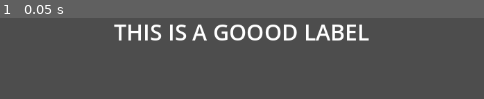
Above: before the commit, frame 1.
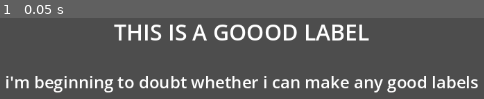
Above: after the commit, the same moment.

Repository: ericvennemeyer/gdtv_githubsampleproject
Game: Godot game, scene res://world.tscn
Same seed, same stepped clock (60 frames per second), same inputs: the game is played once before the commit and once after it.
Inputs:
- Up to frame 1 (0.05 s): no input

The runs differ from the first frame. In frame 1, 6.9% of the frame differs, in the area x 1-99%, y 71-93%.

Commit message:
Add DoubtLabel to CanvasLayer

Diff:
--- a/world.tscn
+++ b/world.tscn
@@ -1,7 +1,10 @@
-[gd_scene load_steps=2 format=3 uid="uid://c4y7mvbryhf0g"]
+[gd_scene load_steps=3 format=3 uid="uid://c4y7mvbryhf0g"]
 
 [sub_resource type="LabelSettings" id="LabelSettings_uc7nt"]
 font_size = 32
+
+[sub_resource type="LabelSettings" id="LabelSettings_rkrvo"]
+font_size = 24
 
 [node name="World" type="Node2D"]
 
@@ -22,3 +25,19 @@
 size_flags_horizontal = 4
 text = "THIS IS A GOOOD LABEL"
 label_settings = SubResource("LabelSettings_uc7nt")
+
+[node name="DoubtLabel" type="Label" parent="CanvasLayer"]
+anchors_preset = 8
+anchor_left = 0.5
+anchor_top = 0.5
+anchor_right = 0.5
+anchor_bottom = 0.5
+offset_left = -341.5
+offset_top = 56.0
+offset_right = 341.5
+offset_bottom = 90.0
+grow_horizontal = 2
+grow_vertical = 2
+size_flags_horizontal = 4
+text = "i'm beginning to doubt whether i can make any good labels"
+label_settings = SubResource("LabelSettings_rkrvo")
